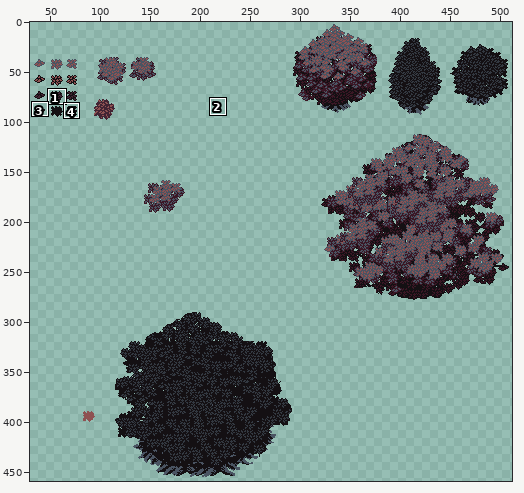
Two states of a pixel-art file, Assets/Art/Tilesets/Trees.ase. Above, an overview of the earlier version with the close-up marked.
Close-up. Earlier state:
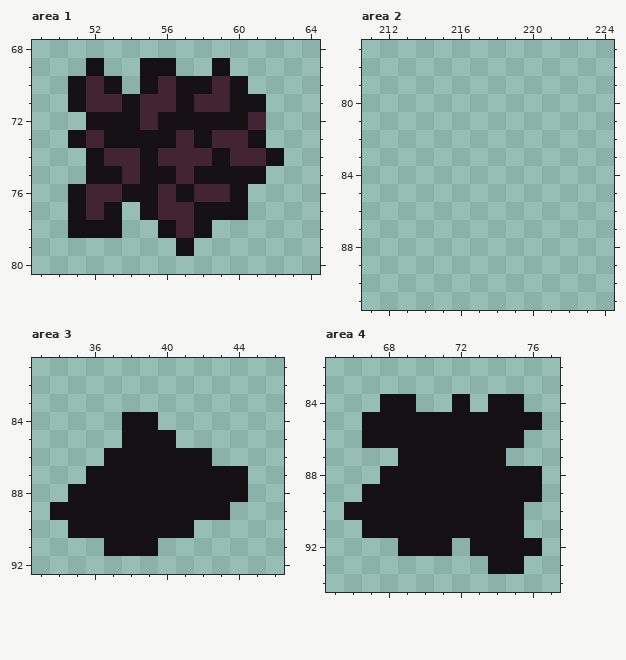
512x512 pixels, 1 frame. Shown: area 1: x 49..64, y 68..80; area 2: x 211..224, y 77..91; area 3: x 33..46, y 81..92; area 4: x 65..77, y 82..94. The wide view leaves out empty margins. The commit also changed other parts of the picture, which this record leaves out.
The result:
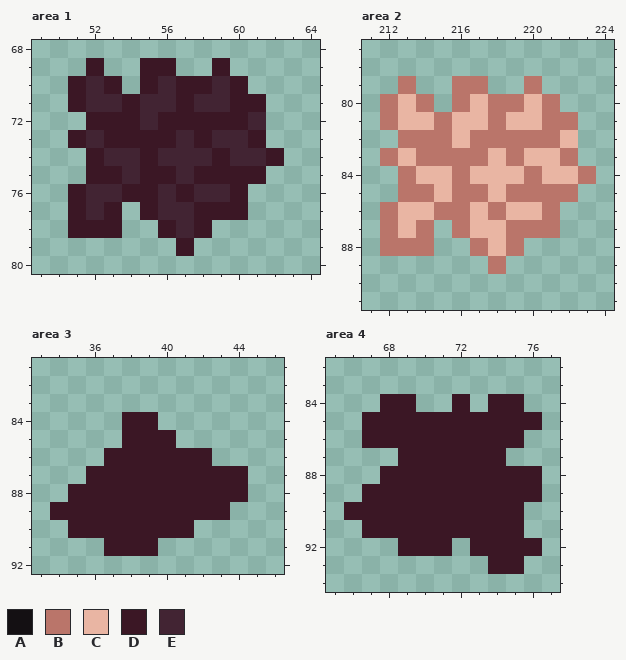
Palette (. is transparent): A #141013  B #ba756a  C #e9b5a3  D #3b1725  E #422433
Changes in this commit:
layer "Layer" now hidden
layer "Layer 2" added
Area 1, layer "Layer 2":
y 69: x 52 A -> D; x 55..56 AA -> DD; x 59 A -> D
y 70: x 51 A -> D; x 53 A -> D; x 55 A -> D; x 57..58 AA -> DD; x 60 A -> D
y 71: x 51 A -> D; x 54 A -> D; x 57 A -> D; x 60..61 AA -> DD
y 72: x 52..54 AAA -> DDD; x 56..60 AAAAA -> DDDDD
y 73: x 51 A -> D; x 53..56 AAAA -> DDDD; x 58 A -> D; x 61 A -> D
y 74: x 52 A -> D; x 55 A -> D; x 59 A -> D; x 62 A -> D
y 75: x 52..53 AA -> DD; x 55..56 AA -> DD; x 58..61 AAAA -> DDDD
y 76: x 51 A -> D; x 54..55 AA -> DD; x 57 A -> D; x 60 A -> D
y 77: x 51 A -> D; x 53 A -> D; x 55 A -> D; x 58..60 AAA -> DDD
y 78: x 51..53 AAA -> DDD; x 56 A -> D; x 58 A -> D
y 79: x 57 A -> D
Area 2, layer "Layer 2":
y 79: x 213 . -> B; x 216..217 .. -> BB; x 220 . -> B
y 80: x 212..214 ... -> BCB; x 216..221 ...... -> BCBBCB
y 81: x 212..222 ........... -> BCCBCCBCCBB
y 82: x 213..222 .......... -> BBBCBBBBBC
y 83: x 212..222 ........... -> BCBBBBCBCCB
y 84: x 213..223 ........... -> BCCBCCCBCCB
y 85: x 213..222 .......... -> BBCBBCBBBB
y 86: x 212..221 .......... -> BCCBBCBCCB
y 87: x 212..214 ... -> BCB; x 216..221 ...... -> BCCBBB
y 88: x 212..214 ... -> BBB; x 217..219 ... -> BCB
y 89: x 218 . -> B
Area 3, layer "Layer 2":
y 84: x 38..39 AA -> DD
y 85: x 38..40 AAA -> DDD
y 86: x 37..42 AAAAAA -> DDDDDD
y 87: x 36..44 AAAAAAAAA -> DDDDDDDDD
y 88: x 35..44 AAAAAAAAAA -> DDDDDDDDDD
y 89: x 34..43 AAAAAAAAAA -> DDDDDDDDDD
y 90: x 35..41 AAAAAAA -> DDDDDDD
y 91: x 37..39 AAA -> DDD
Area 4, layer "Layer 2":
y 84: x 68..69 AA -> DD; x 72 A -> D; x 74..75 AA -> DD
y 85: x 67..76 AAAAAAAAAA -> DDDDDDDDDD
y 86: x 67..75 AAAAAAAAA -> DDDDDDDDD
y 87: x 69..74 AAAAAA -> DDDDDD
y 88: x 68..76 AAAAAAAAA -> DDDDDDDDD
y 89: x 67..76 AAAAAAAAAA -> DDDDDDDDDD
y 90: x 66..75 AAAAAAAAAA -> DDDDDDDDDD
y 91: x 67..75 AAAAAAAAA -> DDDDDDDDD
y 92: x 69..71 AAA -> DDD; x 73..76 AAAA -> DDDD
y 93: x 74..75 AA -> DD
Boxes around the changes in both close-ups, in picture pixels (x1, y1, x2, y2):
changed: (68, 58, 284, 256)
added: (380, 76, 596, 274)
changed: (50, 412, 248, 556)
changed: (344, 394, 542, 574)
